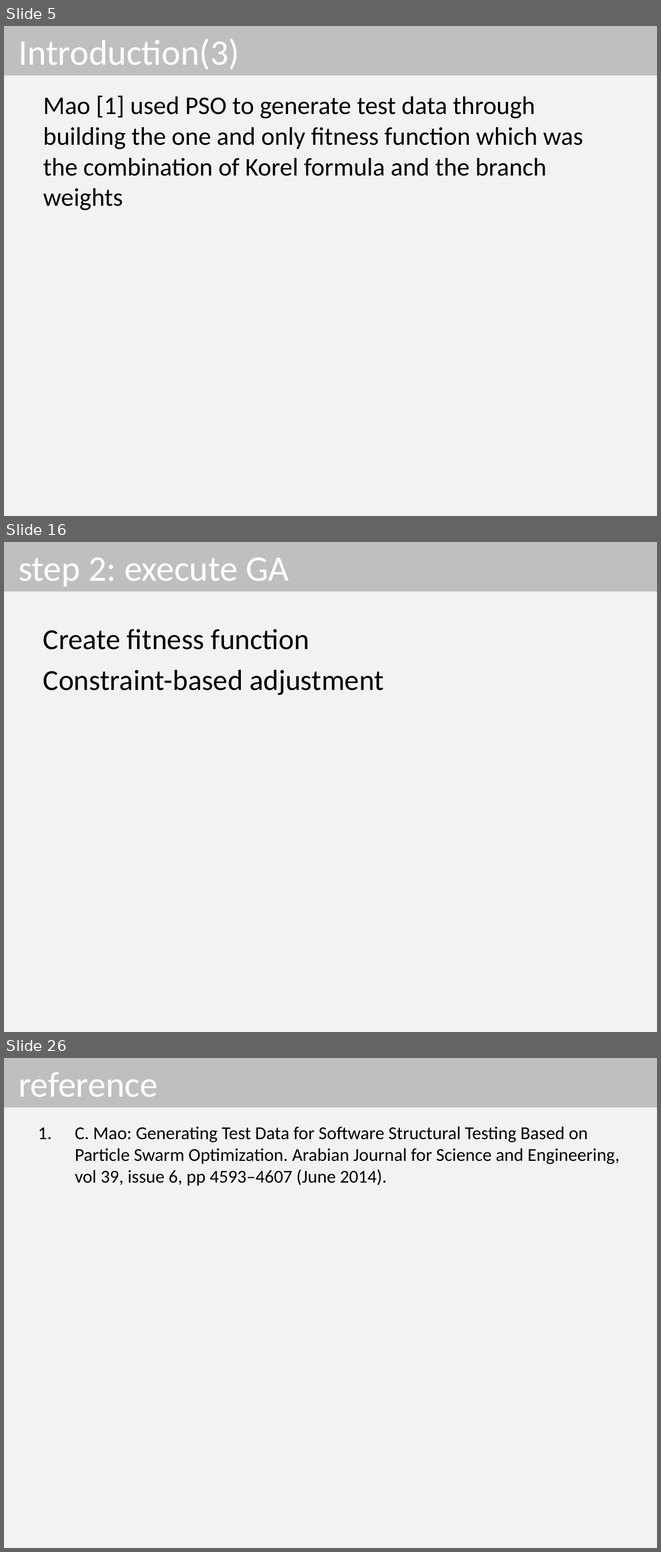
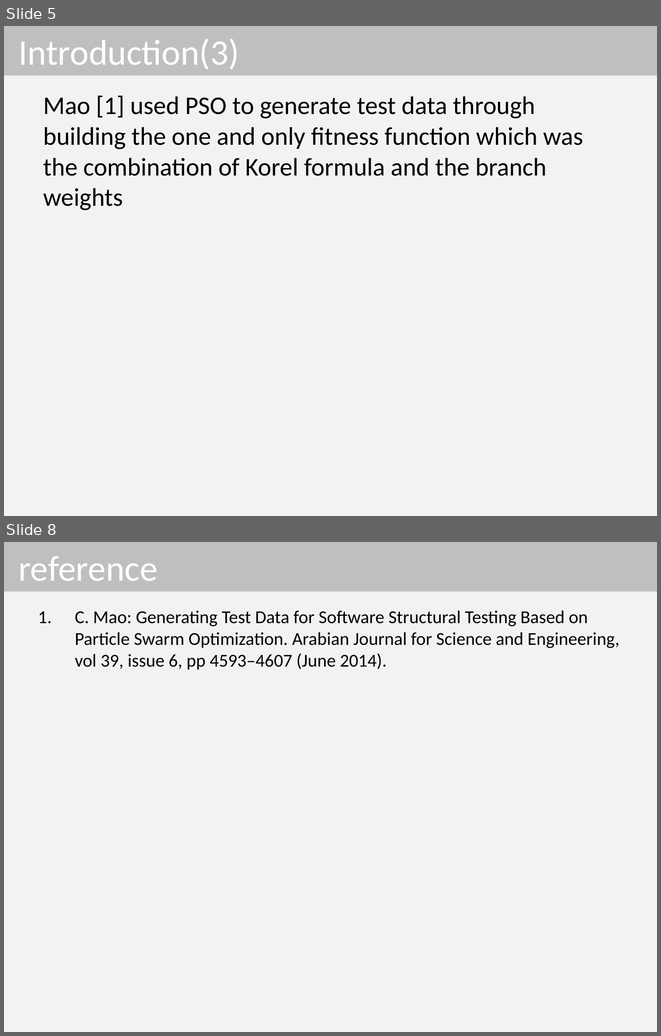
Before and after one commit to dinhngocthi/GAsource, a slide deck: CFT4CUnitSrc/src/report/PPSO_Presentation.pptx. Shown one above the other, each under a label of ours: slides 5, 16 and 26 before the commit, slides 5 and 8 after it; the slides between them are not shown. The pictures are 661x1552 and 661x1036 pixels, drawn with LibreOffice and Linux fonts; fonts in the diff are those of the drawing. Boxes give left, top, right and bottom in pixels: in the first picture for what was removed or moved away, otherwise in the second. Text is boxed around its words. In the diff, an @@ line names an element or a change of style, - is before the commit and + after.

```diff
--- a/CFT4CUnitSrc/src/report/PPSO_Presentation.pptx
+++ b/CFT4CUnitSrc/src/report/PPSO_Presentation.pptx
@@ slide 16 removed at [4, 542, 657, 1032], background #F2F2F2 @@
@@ title removed at [4, 542, 657, 592] @@
-step 2: execute GA
@@ text removed at [43, 629, 383, 695] @@
-Create fitness function
-Constraint-based adjustment
@@ what was slide 26 is now slide 8 @@
```
Also in this commit, not shown: 2 slides changed, 1 slide added, 18 other slides removed.
